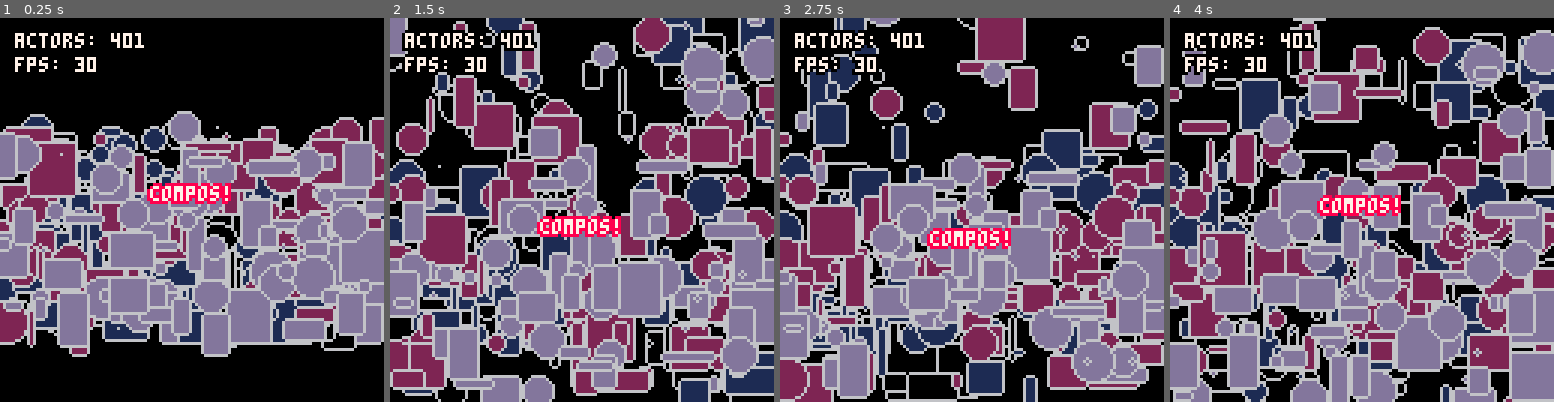
Above: before the commit, frames 1-4 (left to right).
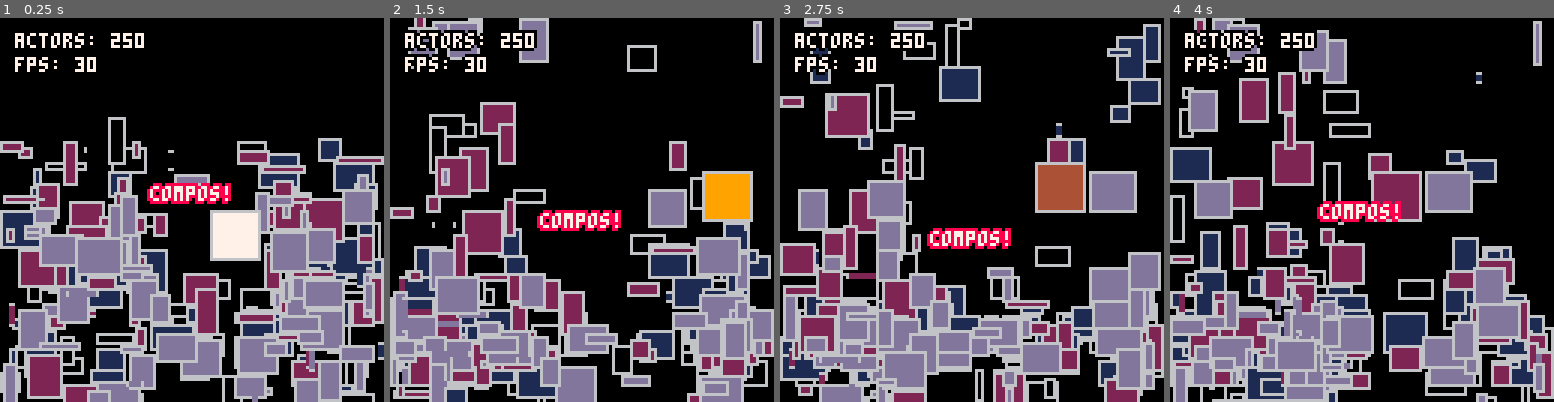
Above: after the commit, the same moments.

Repository: walt-er/compos
Game: PICO-8 cartridge compos.p8
Two runs of this game, one before a commit and one after it. Both use one fixed random seed, a clock stepped at 60 frames per second and the inputs below.
Inputs:
- Up to frame 1 (0.25 s): no input
- Up to frame 2 (1.5 s): no input
- Up to frame 3 (2.75 s): no input
- Up to frame 4 (4 s): no input

The runs differ from the first frame. In frame 1, 56% of the frame differs, in the area x 0-100%, y 3-100%; in frame 2, 69%; in frame 3, 64%; in frame 4, 71%, in the area x 0-100%, y 0-100%.

Commit message:
attempt to limit collisions to objects with collision handlers

Diff:
--- a/compos.p8
+++ b/compos.p8
@@ -119,11 +119,11 @@
 
 function outline_rect(x, y, x2, y2, fill, outline)
     outline = outline or 0
-    line(x, y - 1, x2, y - 1, outline)
-    line(x2 + 1, y, x2 + 1, y2, outline)
-    line(x2, y2 + 1, x, y2 + 1, outline)
-    line(x - 1, y2, x - 1, y, outline)
-    rectfill(x, y, x2, y2, fill)
+    line(x, y, x2, y, outline)
+    line(x2, y, x2, y2, outline)
+    line(x2, y2, x, y2, outline)
+    line(x, y2, x, y, outline)
+    rectfill(x + 1, y + 1, x2 - 1, y2 - 1, fill)
 end
 
 function outline_circ(x, y, r, fill, outline)
@@ -414,8 +414,9 @@
 
         -- loop over all colliders if parent has collider
         -- the ground never starts a collision
-        if not(parent.is_ground) then
+        if parent.collision and not(parent.is_ground) then
 			local chunk = flr(self.x / win_w)
+
 			-- permanent colliders
 			for id, v in pairs(colliders['fixed']) do
 				self:check_collision(parent, v[2])
@@ -434,15 +435,13 @@
 
     fixed_update = function(self, parent)
 
-        -- move collider to new position
-        local parent_coords = parent.velocity and parent.velocity.newvec or parent
-		self.x = parent_coords.x + self.offset.x
-		self.y = parent_coords.y + self.offset.y
+		self.x = parent.x + self.offset.x
+		self.y = parent.y + self.offset.y
 
     end,
 
     draw = function(self, parent)
-        if (show_colliders) rect(self.x, self.y, self.x + self.w - 1, self.y + self.h - 1, 11)
+        if (show_colliders) rect(self.x, self.y, self.x + self.w, self.y + self.h, 11)
     end
 }
 
@@ -790,32 +789,48 @@
     physical = true, -- this will add the properties x, y, w, and h (on compo init)
     velocity = copy(velocity),
     gravity = copy(gravity),
+    collider = copy(collider),
+
     init = function(self)
 
         -- make a circle or a rect
-        self.circle = flr(rnd(2)) > 0
-        if self.circle then
-            self.r = rnd(8)
+        -- self.circle = flr(rnd'2') > 0
+        if false then
+            self.r = rnd'8'
         else
-            resize(self, rnd(16), rnd(16))
+            resize(self, rnd'14'+1, rnd'14'+1)
         end
 
         -- move it to a random position
-        translate(self, rnd(128), 64)
+        translate(self, rnd'128', 64)
 
         -- randomize the gravity on this object specifically
-        self.gravity:set(rnd(3) / 5)
+        self.gravity:set(rnd'3' / 2)
 
         -- randomize inititial velocity and cap
-        self.velocity:set(0,rnd(10)-5)
-        self.velocity:cap(0,15)
+        self.velocity:set(0,rnd'10'-5)
+        self.velocity:cap(15,15)
+
+        self.collider:set(self)
+
     end,
     update = function(self)
-        -- reverse velocity if below window bottom
+        -- reverse velocity if beyond window bounds
         if self.y + self.h > win_h then
             translate(self, self.x, win_h - self.h)
-            self.velocity:set(0, -6)
-        end
+            self.velocity.y = -6
+        elseif self.y < win_t then
+            translate(self, self.x, win_t)
+            self.velocity.y = 0
+        end
+        if self.x < win_l then
+            translate(self, win_l, self.y)
+            self.velocity.x = 0.5
+        elseif self.x + self.w > win_r then
+            translate(self, win_r - self.w, self.y)
+            self.velocity.x = -0.5
+        end
+
     end,
     draw = function(self)
         -- draw the shape during the draw function
@@ -831,13 +846,54 @@
 local blob_colors = split'0, 1, 2, 13'
 
 -- add these objects to the list of actors
-local blob_count = 400
+local blob_count = 249
 for i = 1, blob_count do
     -- assign a color based on depth
     blob.color = blob_colors[ ceil((i / blob_count) * (#blob_colors)) ]
     add(actors, copy(blob))
 end
 
+-- make a special red blob with collision
+local collider_blob = copy(blob)
+collider_blob.init = function(self)
+    self.color = 7
+    resize(self, 16, 16)
+    translate(self, 56, 56)
+    self.velocity:set(2, 0)
+    self.collider:set(self)
+    self.gravity:set'0.3'
+end
+collider_blob.collision = function(self, newvec, other)
+    local direction = collision_direction(self.collider, other.collider)
+
+    -- this could be done better :/
+    -- it's a demo, gimme a break!
+    local bump_force_x, bump_force_y, x_bump, y_bump = self.velocity.x, self.velocity.y, other.velocity.x, other.velocity.y
+    if direction == 'left' or direction == '' then
+        x_bump = -bump_force_x - 2
+        other.x = newvec.x - other.w
+    elseif direction == 'right' then
+        x_bump = bump_force_x + 2
+        other.x = newvec.x + self.w
+    elseif direction == 'top' then
+        y_bump = -bump_force_y - 2
+        x_bump = rnd'2' - 1
+        other.y = newvec.y - other.h
+    elseif direction == 'bottom' then
+        y_bump = bump_force_y + 2
+        x_bump = rnd'2' - 1
+        other.y = newvec.y + self.h
+    end
+
+    self.color = rnd'16'
+
+    other.velocity:set(x_bump, y_bump)
+
+    return newvec
+end
+
+add(actors, collider_blob)
+
 -- not all actors need compos!
 local title_text = {
     update = function(self)
